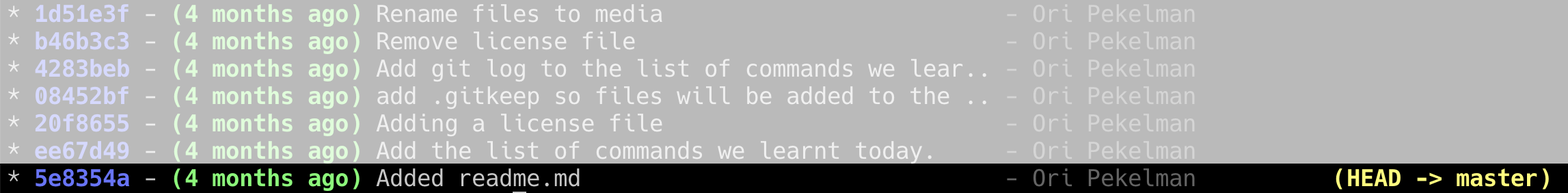
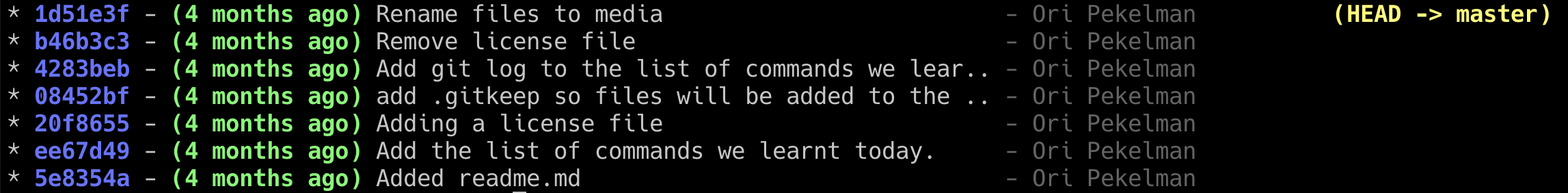
Layered file, before and after one edit (1568x193). Changes by layer:
showed group "Group 1" (1st of 7) (2 layers) over [1329, 0, 1568, 29]
hid group "Group 1" (7th of 7) (2 layers) over [0, 0, 1568, 190]
